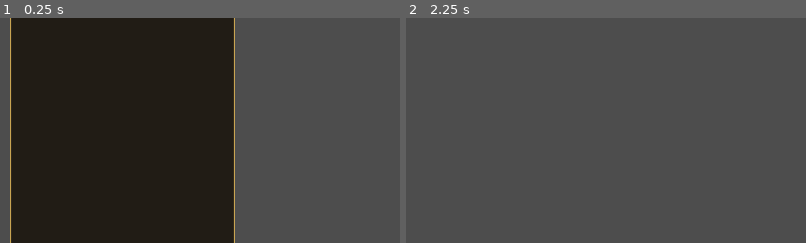
Above: before the commit, frames 1-2 (left to right).
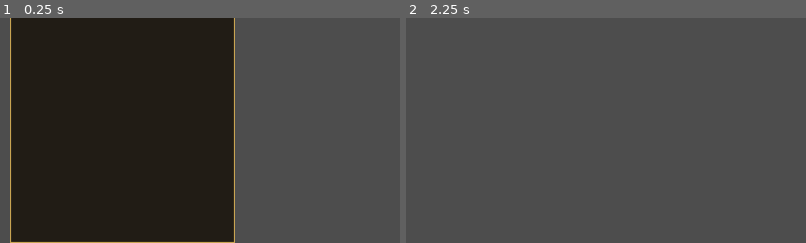
Above: after the commit, the same moments.

Repository: kevin840307/SGTest
Game: Godot game, scene res://app/main.tscn
Two runs of this game, one before a commit and one after it. Both use one fixed random seed, a clock stepped at 60 frames per second and the inputs below.
Inputs:
- Up to frame 1 (0.25 s): no input
- Up to frame 2 (2.25 s): click "地圖 15" at 0.5 s; click "地圖 13" at 1.25 s; click "登入／連線" at 2 s
The pictures show only the part of the screen within x 0-50%, y 50-100%; the shares and areas given below are measured in that part.

The runs differ from the first frame. In frame 1, 0.2% of the frame differs, in the area x 2-59%, y 99-100%; in frame 2, nothing differs.

Commit message:
fix(ui): keep long authenticated trade and PvP controls scrollable

Diff:
--- a/client/tests/test_session_ui_tls.gd
+++ b/client/tests/test_session_ui_tls.gd
@@ -373,6 +373,10 @@
 	root.add_child(app)
 	var panel = app.session_panel
 	panel.show()
+	var scroll = panel.get_node_or_null("SessionOptionsScroll")
+	if scroll == null or not scroll is ScrollContainer or not scroll.clip_contents:
+		fail("Long SessionPanel must clip gameplay controls in a scrollable form")
+		return
 	panel.username_input.text = "fixture_user"
 	panel.password_input.text = "bad"
 	panel.login_button.pressed.emit()
--- a/client/ui/session_panel.gd
+++ b/client/ui/session_panel.gd
@@ -127,8 +127,21 @@
 
 func _ready() -> void:
 	custom_minimum_size.x = 360
+	# The authenticated gameplay controls exceed the viewport height.
+	# Clip and scroll the ONE existing form rather than letting trade/PvP
+	# actions extend off-screen or constructing a parallel UI.
+	var scroll := ScrollContainer.new()
+	scroll.name = "SessionOptionsScroll"
+	scroll.horizontal_scroll_mode = ScrollContainer.SCROLL_MODE_DISABLED
+	scroll.vertical_scroll_mode = ScrollContainer.SCROLL_MODE_AUTO
+	scroll.follow_focus = true
+	scroll.custom_minimum_size.y = maxf(220.0, get_viewport_rect().size.y - 96.0)
+	add_child(scroll)
+	get_viewport().size_changed.connect(func():
+		scroll.custom_minimum_size.y = maxf(220.0, get_viewport_rect().size.y - 96.0))
 	var column := VBoxContainer.new()
-	add_child(column)
+	column.size_flags_horizontal = Control.SIZE_EXPAND_FILL
+	scroll.add_child(column)
 	var title := Label.new()
 	title.text = "星夢 Online — 登入"
 	column.add_child(title)
